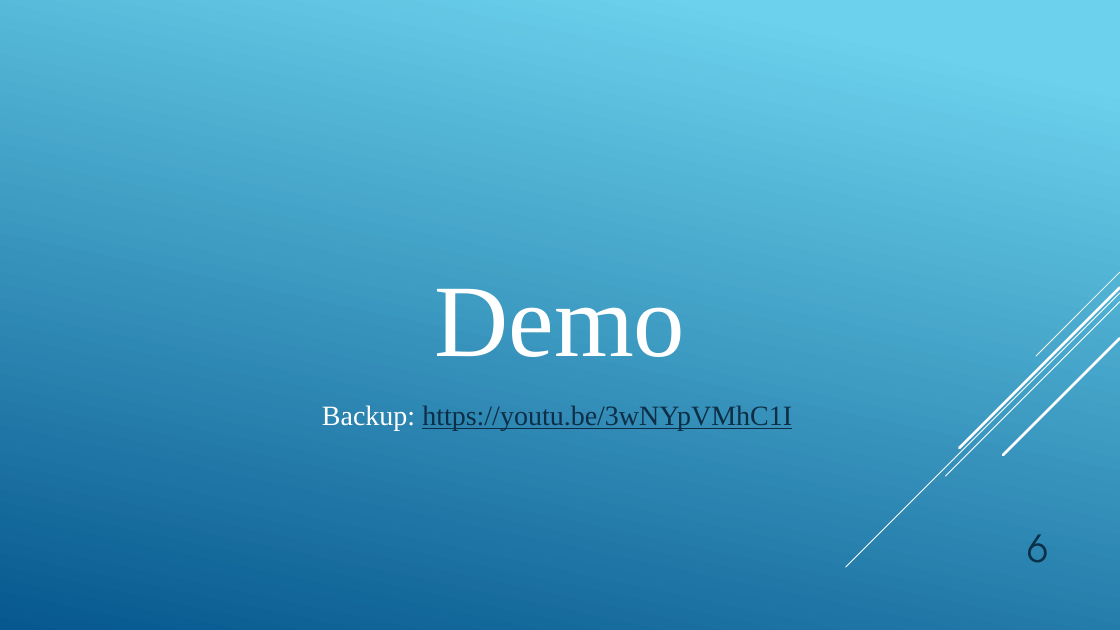
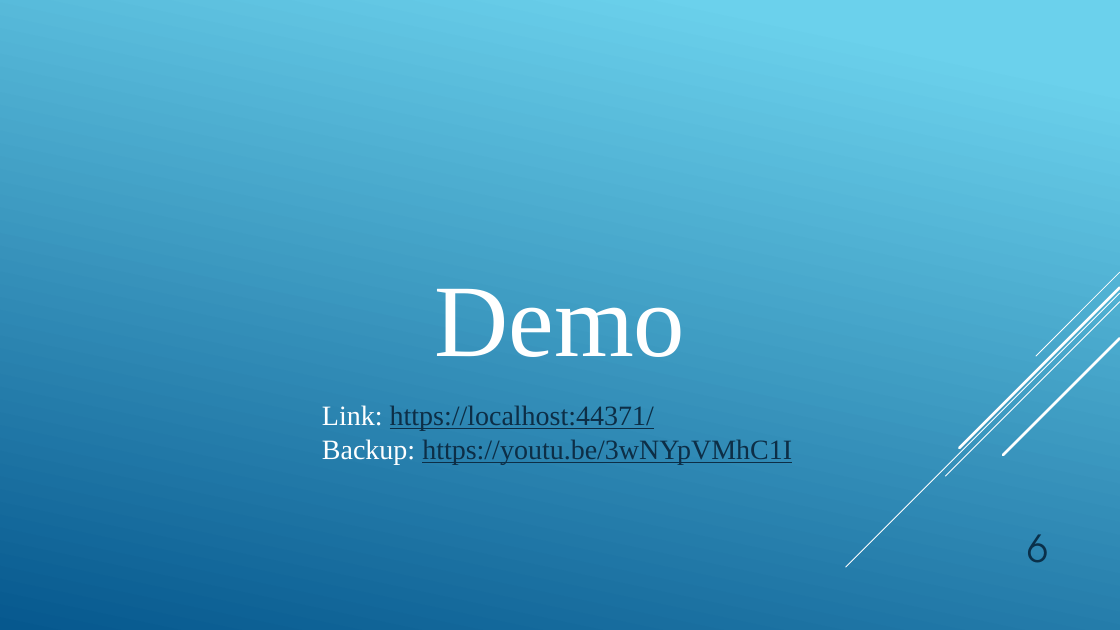
Before and after one commit to GeoMoro/Licenta-MediArch, a slide deck: slide 6 of Prezentare/MediArch.pptx. Drawn at 1120x630 pixels with LibreOffice and Linux fonts; fonts in the diff are those of the drawing. Boxes give left, top, right and bottom in pixels: in the first picture for what was removed or moved away, otherwise in the second. Text is boxed around its words. In the diff, an @@ line names an element or a change of style, - is before the commit and + after.

Commit message:
FINAL_Push

```diff
--- a/Prezentare/MediArch.pptx
+++ b/Prezentare/MediArch.pptx
@@ text at (322, 405, 654, 431): paragraph added @@
+Link: https://localhost:44371/
```
Also in this commit, not shown: 1 other slide changed.
